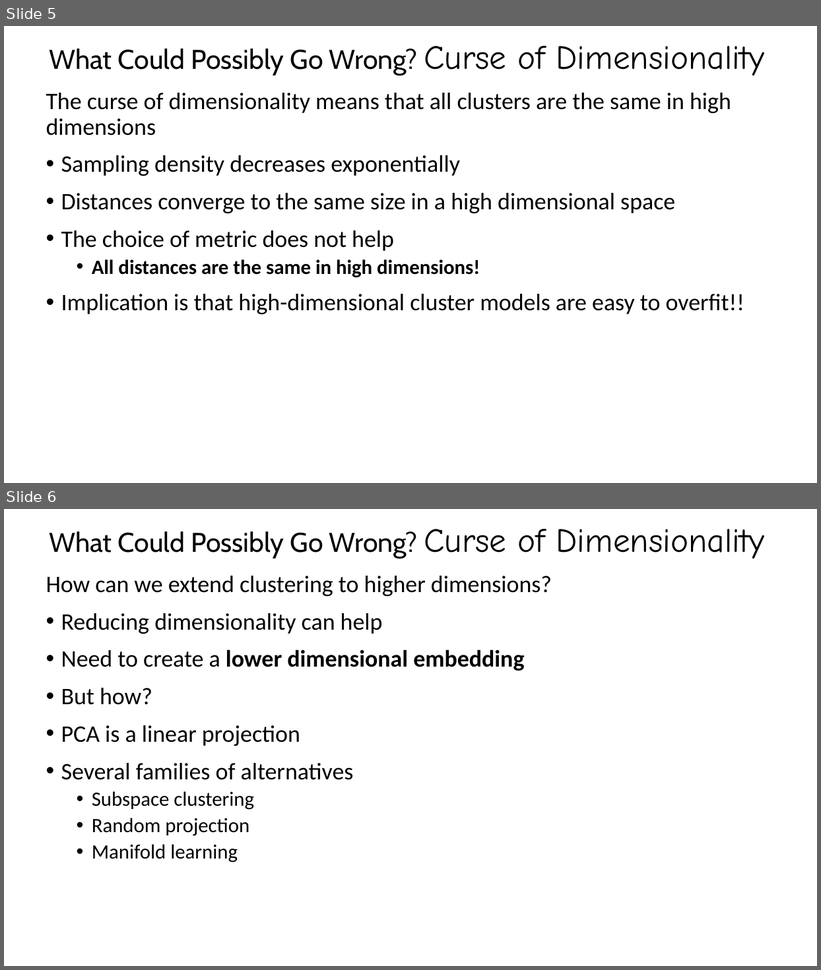
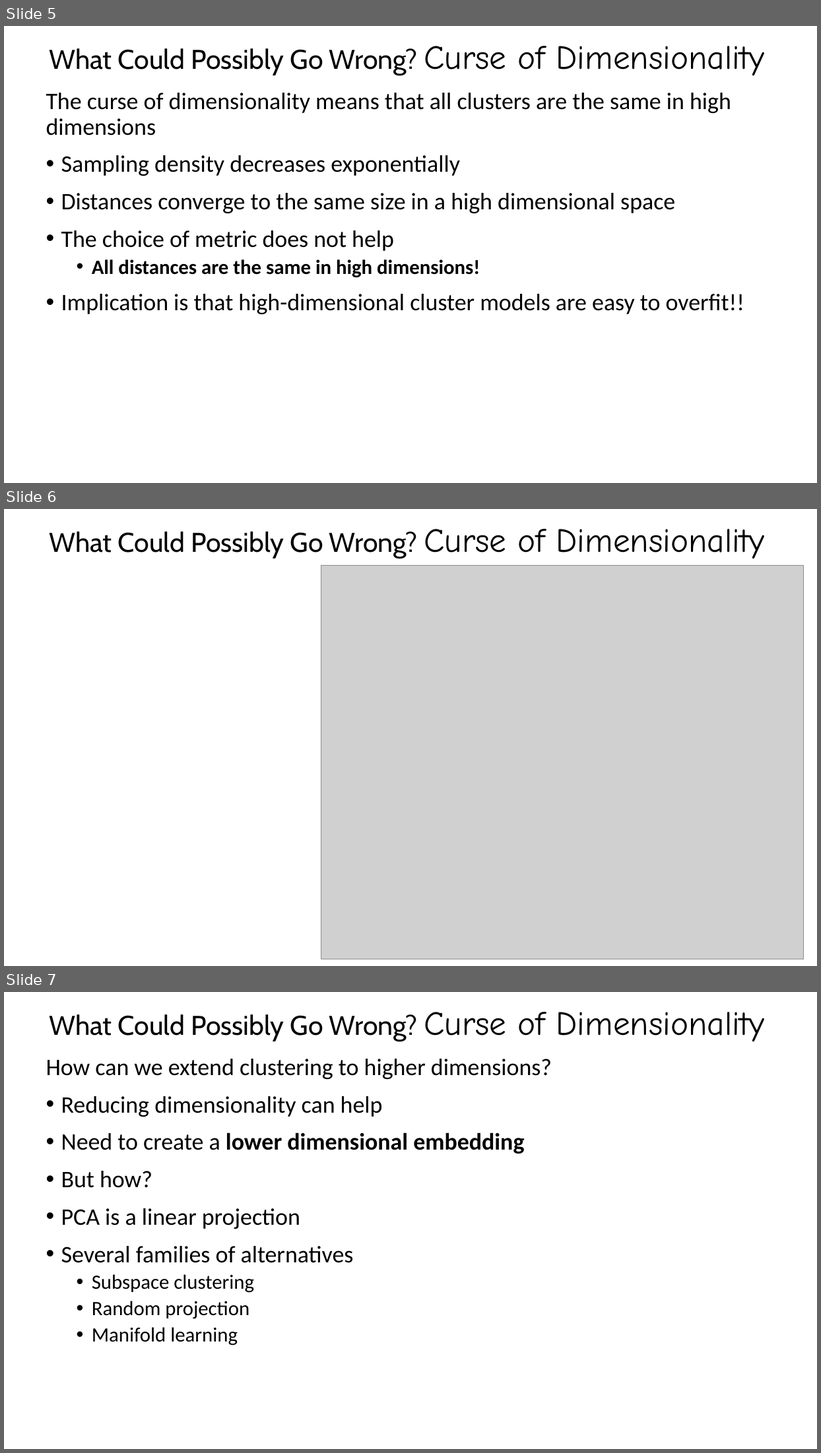
Before and after one commit to StephenElston/CSCI-E-108, a slide deck: slides/10_IntroductionToClustering_Part2.pptx. Shown one above the other, each under a label of ours: slides 5 and 6 before the commit, slides 5, 6 and 7 after it. The pictures are 821x970 and 821x1453 pixels, drawn with LibreOffice and Linux fonts; fonts in the diff are those of the drawing; grey boxes stand for pictures. Boxes give left, top, right and bottom in pixels: in the first picture for what was removed or moved away, otherwise in the second. Text is boxed around its words. In the diff, an @@ line names an element or a change of style, - is before the commit and + after.

```diff
--- a/slides/10_IntroductionToClustering_Part2.pptx
+++ b/slides/10_IntroductionToClustering_Part2.pptx
@@ slide 6 added at bbox=[4, 509, 817, 966], background #FFFFFF @@
@@ title added at bbox=[49, 529, 765, 559], 32 pt, text #000000 @@
+What Could Possibly Go Wrong? Curse of Dimensionality
@@ picture added at bbox=[321, 565, 804, 960] @@
@@ what was slide 6 is now slide 7 @@
```
Also in this commit, not shown: 4 slides changed, 1 other slide added, 1 slide removed.
